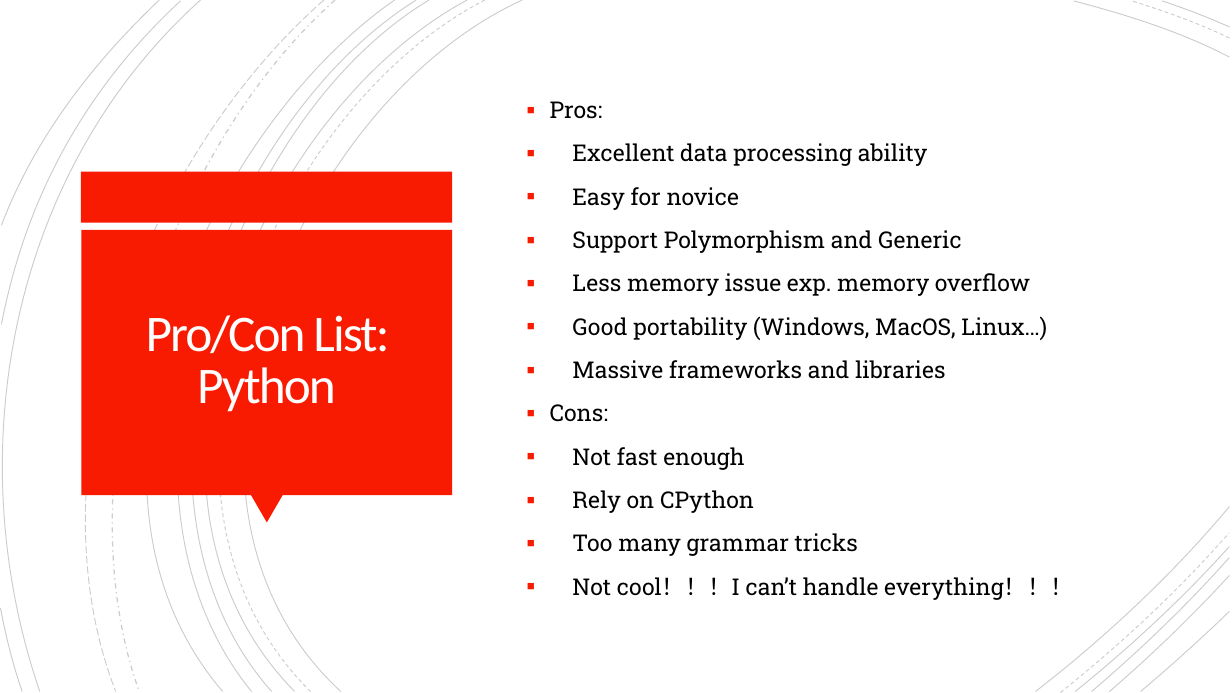
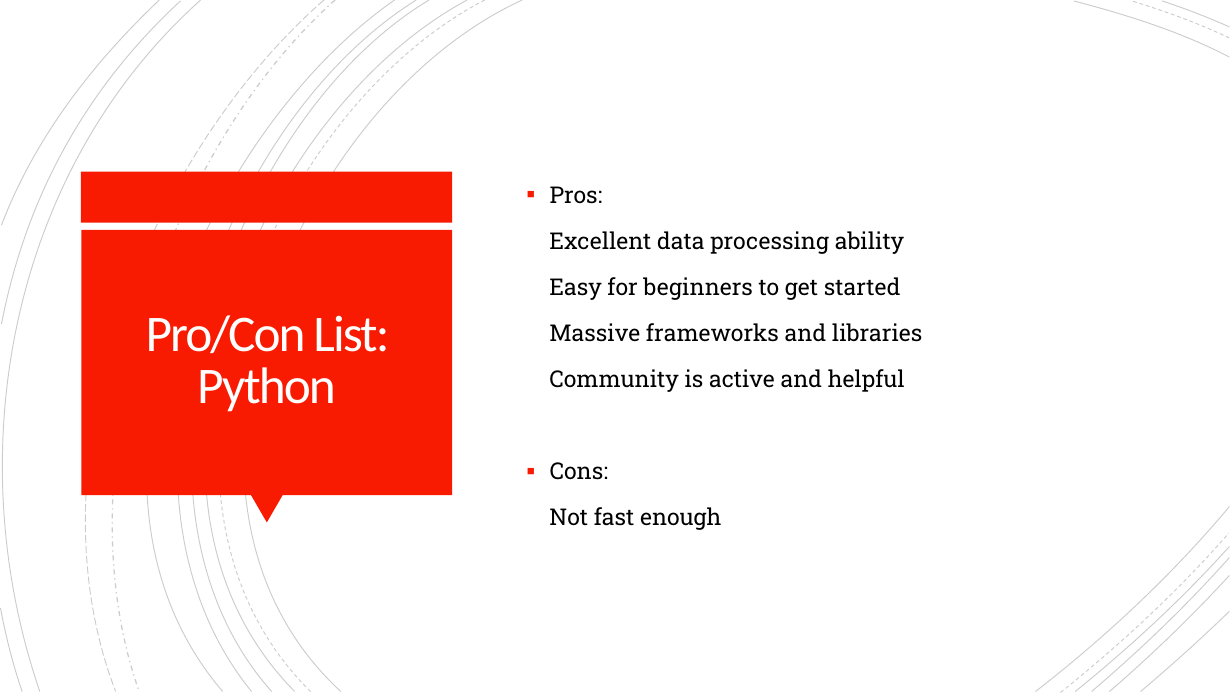
Before and after one commit to ymart1n/ML-Research-Repo, a slide deck: slide 12 of Homework 1/hw1-pre.pptx. Drawn at 1232x693 pixels with LibreOffice and Linux fonts; fonts in the diff are those of the drawing. Boxes give left, top, right and bottom in pixels: in the first picture for what was removed or moved away, otherwise in the second. Text is boxed around its words. In the diff, an @@ line names an element or a change of style, - is before the commit and + after.

```diff
--- a/Homework 1/hw1-pre.pptx
+++ b/Homework 1/hw1-pre.pptx
@@ text "Pros:": place and size @@
-text "Pros:" at (550, 101, 1073, 600)
+text "Pros:" at (549, 186, 922, 530)
@@ text at (549, 186, 922, 530): line spacing 1.1 to 1.2; bullet ▪ to none @@
@@ text at (549, 277, 901, 300): text changed @@
-▪ Easy for novice
-▪ Support Polymorphism and Generic
-▪ Less memory issue exp. memory overflow
-▪ Good portability (Windows, MacOS, Linux…)
+Easy for beginners to get started
@@ text at (549, 369, 905, 392): paragraph added @@
+Community is active and helpful
@@ text at (572, 490, 1073, 600): paragraphs removed @@
-▪ Rely on CPython
-▪ Too many grammar tricks
-▪ Not cool！！！I can’t handle everything！！！
```
Also in this commit, not shown: 7 other slides changed, 1 other file.
